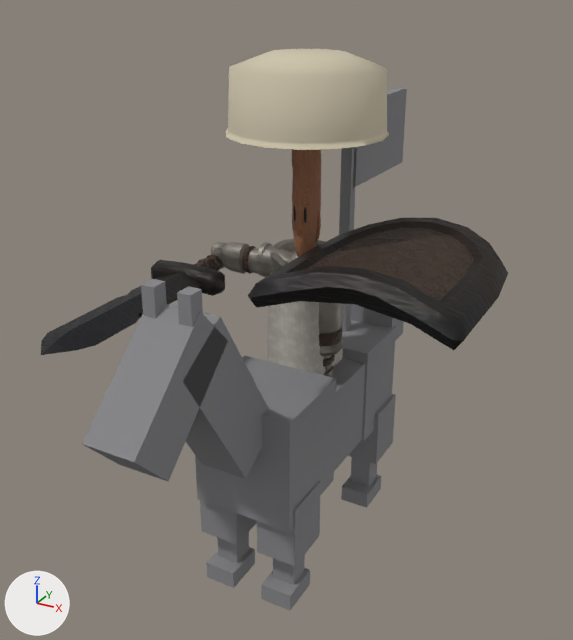
Two versions of the glTF model csharp/Unciv.Godot/Packs/units/models/unit/Sipahi.glb, one commit apart.
Both versions are drawn from a 50 mm camera at (1.076, -2.081, 1.845) aimed at (0.003, -0.129, 0.869). The axes (+X, +Y, +Z) are drawn at lower left. The lights are the same throughout. The first picture is the older version. Vertices at exactly the same position are counted once.

The first picture shows '1H_Sword', 'Badge_Shield', 'HorseMesh', 'Warrior'.
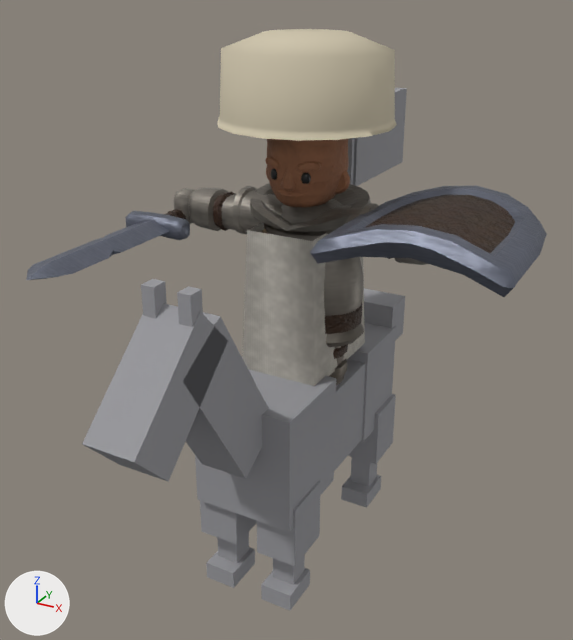
Boxes [x1, y1, x2, y2] around the edits, measured in the pictures (573 x 640 px; the box of a moved part takes in the faces that stretch with it):
'Warrior', reshaped, rescaled (43% wider, 9% taller): before [211, 49, 389, 377]; after [173, 29, 428, 386]
'Badge_Shield', recoloured, moved, rescaled (9% narrower, 16% shorter): before [248, 218, 508, 350]; after [310, 186, 547, 297]
'1H_Sword', recoloured, moved, rescaled (11% narrower, 29% shorter): before [41, 255, 225, 355]; after [26, 209, 190, 280]
part 1 of me_mesh_skinned, moved or reshaped: before [292, 149, 321, 257]; after [267, 139, 349, 207]
part 2 of me_mesh_skinned, moved or reshaped: before [315, 209, 321, 242]; after [335, 170, 350, 194]
part 3 of me_mesh_skinned, moved or reshaped: before [297, 204, 302, 234]; after [280, 169, 296, 191]
part 4 of me_mesh_skinned, moved or reshaped: before [292, 190, 297, 205]; after [265, 156, 281, 169]
part 5 of me_mesh_skinned, moved or reshaped: before [304, 207, 307, 223]; after [301, 173, 311, 184]
part 6 of me_mesh_skinned, moved or reshaped: before [294, 206, 296, 221]; after [271, 168, 277, 180]
part 7 of me_mesh_skinned, moved or reshaped: before [266, 268, 343, 375]; after [243, 223, 365, 386]
part 8 of me_mesh_skinned, moved or reshaped: before [211, 239, 343, 356]; after [173, 183, 428, 347]
part 9 of me_mesh_skinned, moved or reshaped: before [226, 49, 389, 150]; after [218, 29, 397, 141]
part 10 of me_mesh_badge_shield, recoloured: before [248, 262, 498, 350]; after [310, 223, 540, 297]
part 11 of me_mesh_badge_shield, recoloured: before [301, 218, 489, 304]; after [360, 186, 527, 258]
part 12 of me_mesh_badge_shield, recoloured: before [286, 218, 508, 324]; after [344, 186, 547, 275]
part 13 of me_mesh_1h_sword, recoloured: before [41, 260, 225, 355]; after [26, 211, 190, 280]

What changed in the scene script:
```text
Change me_mesh_skinned:
    used by ob_warrior; location = (0.0, 0.0, 0.57); scale = (0.379, 0.379, 0.379)
    remove me_mesh_skinned.from_pydata(...)  # 2491 vertices, 4640 faces; spans x -0.92..0.92, y -0.64..0.62, z 0.0..2.82
    add me_mesh_skinned.from_pydata(...)  # 2491 vertices, 4640 faces; spans x -0.95..0.95, y -0.52..0.5, z 0.0..2.2
    me_mesh_skinned part 1: the loose piece of 261 vertices spanning x -0.12..0.11, y -0.13..0.13, z 1.22..2.31 is scaled about its middle by (2.13, 1.92, 0.5), then moved by (0.0, 0.0, -0.24)
    me_mesh_skinned part 2: the loose piece of 34 vertices spanning x 0.09..0.13, y -0.01..0.02, z 1.36..1.66 is scaled about its middle by (2.13, 1.92, 0.5), then moved by (0.12, 0.0, -0.11)
    me_mesh_skinned part 3: the loose piece of 26 vertices spanning x -0.02..0.02, y -0.14..-0.07, z 1.44..1.72 is scaled about its middle by (2.13, 1.92, 0.5), then moved by (0.0, -0.09, -0.15)
    me_mesh_skinned part 4: the loose piece of 46 vertices spanning x -0.08..-0.01, y -0.12..-0.07, z 1.67..1.79 is scaled about its middle by (2.13, 1.92, 0.5), then moved by (-0.05, -0.09, -0.22)
    me_mesh_skinned part 5: the loose piece of 40 vertices spanning x 0.04..0.06, y -0.12..-0.09, z 1.54..1.67 is scaled about its middle by (2.13, 1.92, 0.5), then moved by (0.05, -0.1, -0.16)
    me_mesh_skinned part 6: the loose piece of 40 vertices spanning x -0.06..-0.04, y -0.12..-0.09, z 1.54..1.67 is scaled about its middle by (2.13, 1.92, 0.5), then moved by (-0.05, -0.1, -0.16)
    me_mesh_skinned part 7: the loose piece of 20 vertices spanning x -0.23..0.23, y -0.28..0.29, z 0.21..1.13 is scaled about the mesh origin by (1.1, 1.3, 1)
    me_mesh_skinned part 8: 1092 of 2491 vertices moved; they spanned x -0.92..0.92, y -0.23..0.24, z 0.19..1.29 and now span x -0.95..0.95, y -0.3..0.32, z 0.19..1.31; mean shift (0.0, 0.0, 0.01); largest move (0.0, 0.24, 1.29) -> (0.0, 0.32, 1.31)
    me_mesh_skinned part 9: 82 of the vertices in x -0.63..0.63, y -0.64..0.62, z 2.22..2.82 are scaled about their middle by (0.81, 0.81, 0.817), then moved by (0.0, -0.01, -0.56)
    other edits to the shape of me_mesh_skinned do not show in these pictures
Change me_mesh_badge_shield:
    where me_mesh_badge_shield.from_pydata(...)  # 140 vertices, 262 faces; spans x -0.441..0.441, y -0.101..0.145, z -0.54..0.481
    used by ob_badge_shield; location = (0.32, -0.071, 1.074); rotation_euler = (-1.571, 0.0, -3.142), in degrees (-90, 0, -180); scale = (0.679, 0.679, 0.679)
    me_mesh_badge_shield part 10: 75 faces centred in x -0.43..0.43, y -0.096..0.08, z 0.064..0.461 are repainted in the vertex colours; the middle colour goes from dark grey #322e2e to grey #7d8292
    me_mesh_badge_shield part 11: 69 faces centred in x -0.366..0.419, y -0.08..0.077, z -0.518..0.423 are repainted in the vertex colours; the middle colour goes from brown #322a22 to grey #767a89
    me_mesh_badge_shield part 12: 36 faces centred in x -0.419..0.43, y -0.085..0.079, z -0.471..0.441 are repainted in the vertex colours; the middle colour goes from dark grey #322a26 to grey #797e8c
Change me_mesh_1h_sword:
    where me_mesh_1h_sword.from_pydata(...)  # 160 vertices, 300 faces; spans x -0.25..0.25, y -0.07..0.07, z -0.37..1.41
    used by ob_1h_sword; location = (-0.32, -0.077, 0.968); rotation_euler = (1.571, 0.0, 0.0), in degrees (90, 0, 0); scale = (0.523, 0.523, 0.523)
    me_mesh_1h_sword part 13: 140 faces centred in x -0.25..0.25, y -0.07..0.07, z -0.32..1.33 are repainted in the vertex colours; the middle colour goes from dark grey #322e2a to grey #7c808f
Change ob_warrior:
    ob_warrior.scale: (0.379, 0.379, 0.379) -> (0.51, 0.51, 0.51)
Change ob_badge_shield:
    ob_badge_shield.location: (0.32, -0.071, 1.074) -> (0.446, -0.057, 1.204)
    ob_badge_shield.scale: (0.679, 0.679, 0.679) -> (0.599, 0.599, 0.599)
Change ob_1h_sword:
    ob_1h_sword.location: (-0.32, -0.077, 0.968) -> (-0.446, -0.062, 1.111)
    ob_1h_sword.scale: (0.523, 0.523, 0.523) -> (0.462, 0.462, 0.462)
```
